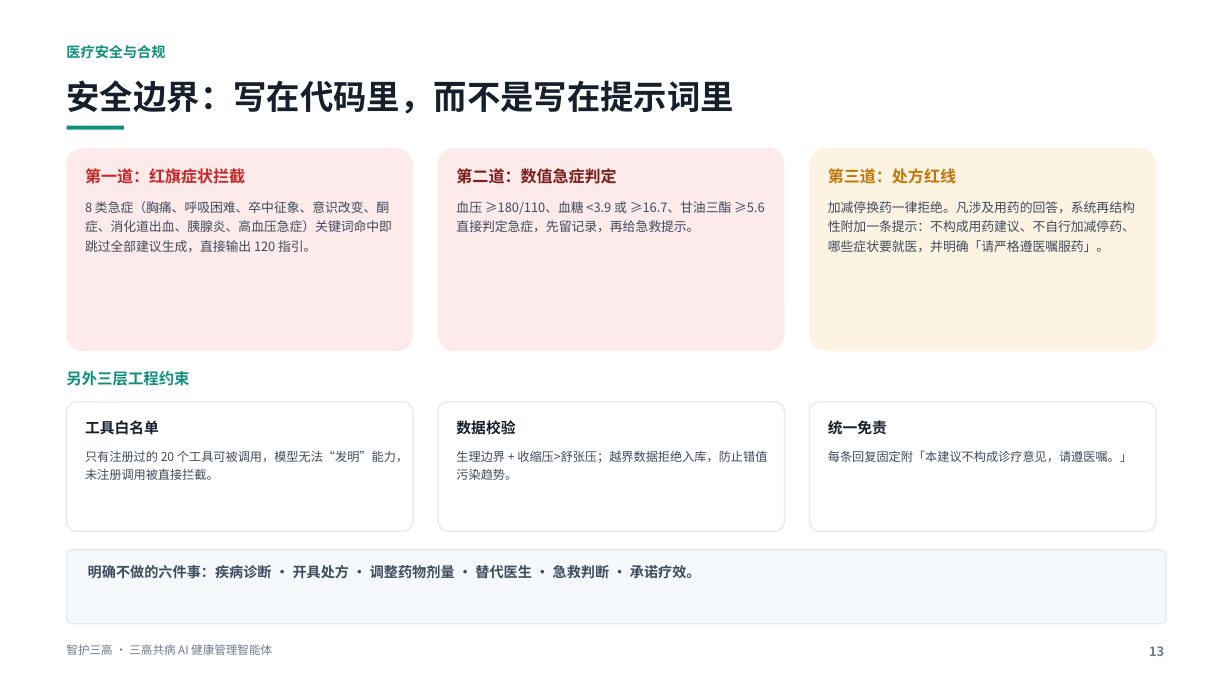
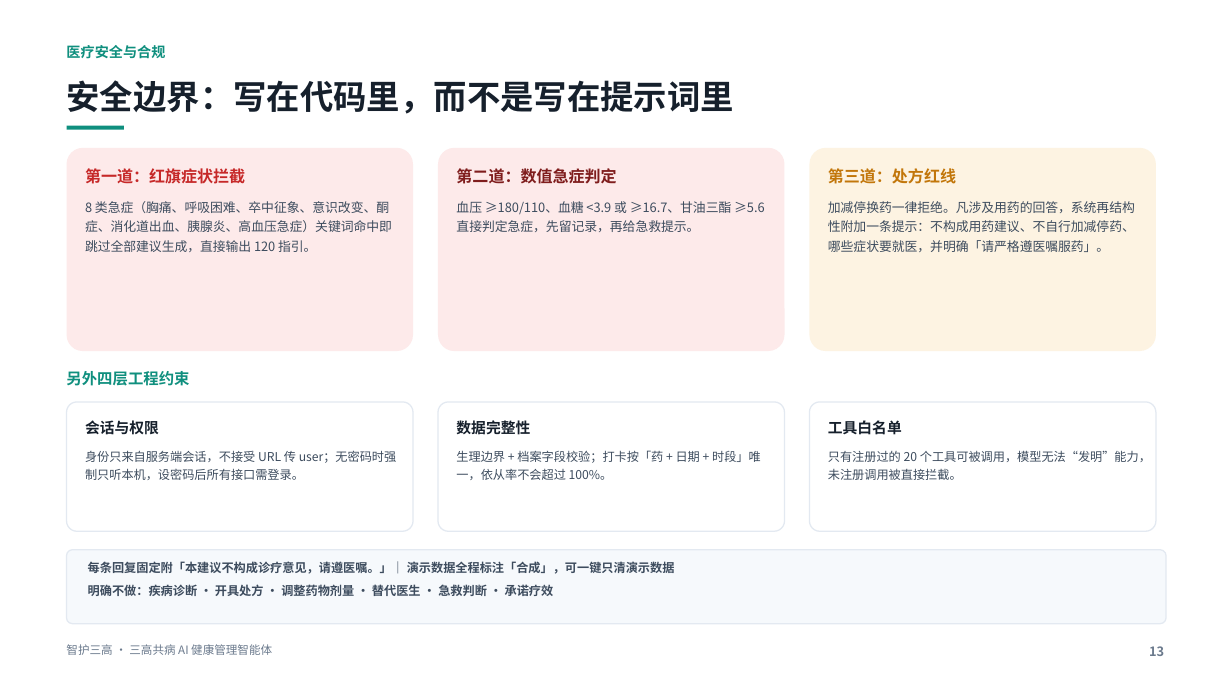
Before and after one commit to zxhyf/zhihu-sangao, a slide deck: slide 13 of docs/智护三高_参赛作品说明.pptx. Drawn at 1232x693 pixels with LibreOffice and Linux fonts; fonts in the diff are those of the drawing. Boxes give left, top, right and bottom in pixels: in the first picture for what was removed or moved away, otherwise in the second. Text is boxed around its words. In the diff, an @@ line names an element or a change of style, - is before the commit and + after.

Commit message:
fix: 安全加固与交互修复（对应评审 P1–P9）
- 新增会话鉴权：身份只来自服务端会话，移除 URL 中的 user 参数；
  无密码时强制只监听 127.0.0.1，设 APP_PASSWORD 后所有 /api 需登录（401）
- 知识库/清空等写操作纳入会话保护，上传限 2MB，操作写入 data/audit.log
- 用药打卡按「药物 + 日期 + 计划时段」唯一，重复点击不再重复计数；
  依从率封顶 100%，未知药物打卡直接拒绝
- 演示数据改为常驻标注（合成），支持只清演示数据；清空全部需 confirm=CLEAR
- 健康档案字段级校验（身高/出生年份/作息/长度）
- 急症词表补充口语同义词（嘴歪、一侧手麻、上不来气等），并补充不误伤用例
- 修复今日任务勾选后界面不显示勾选图案的问题（聊天内任务卡就地更新）
- 测试 46 → 56 项，一键核验 46 → 53 项

```diff
--- a/docs/智护三高_参赛作品说明.pptx
+++ b/docs/智护三高_参赛作品说明.pptx
@@ text at box(66, 371, 189, 386): text changed @@
-另外三层工程约束
+另外四层工程约束
@@ text at box(456, 418, 530, 437): text changed @@
-数据校验
+数据完整性
@@ text at box(85, 420, 159, 435): text changed @@
-工具白名单
+会话与权限
@@ text at box(828, 420, 902, 435): text changed @@
-统一免责
+工具白名单
@@ text at box(85, 450, 397, 480): text changed @@
-只有注册过的 20 个工具可被调用，模型无法“发明”能力，未注册调用被直接拦截。
+身份只来自服务端会话，不接受 URL 传 user；无密码时强制只听本机，设密码后所有接口需登录。
@@ text at box(456, 450, 761, 480): text changed @@
-生理边界 + 收缩压>舒张压；越界数据拒绝入库，防止错值污染趋势。
+生理边界 + 档案字段校验；打卡按「药 + 日期 + 时段」唯一，依从率不会超过 100%。
@@ text at box(828, 451, 1151, 480): text changed @@
-每条回复固定附「本建议不构成诊疗意见，请遵医嘱。」
+只有注册过的 20 个工具可被调用，模型无法“发明”能力，未注册调用被直接拦截。
@@ text at box(88, 561, 675, 596): text changed; size 11 to 9.5 pt @@
-明确不做的六件事：疾病诊断 · 开具处方 · 调整药物剂量 · 替代医生 · 急救判断 · 承诺疗效。
+每条回复固定附「本建议不构成诊疗意见，请遵医嘱。」｜ 演示数据全程标注「合成」，可一键只清演示数据
+明确不做：疾病诊断 · 开具处方 · 调整药物剂量 · 替代医生 · 急救判断 · 承诺疗效
```
Also in this commit, not shown: 2 other slides changed, 22 other files.
